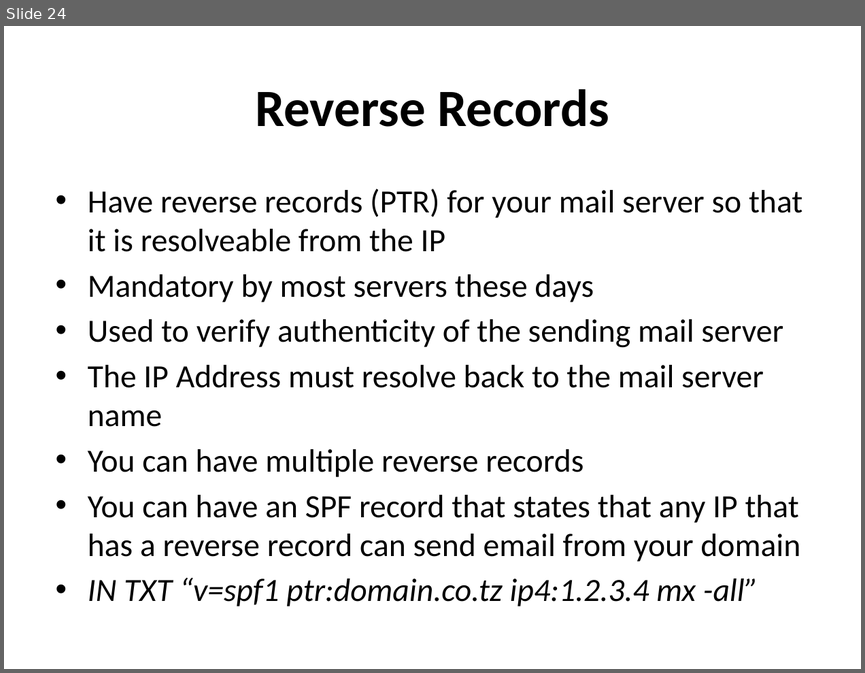
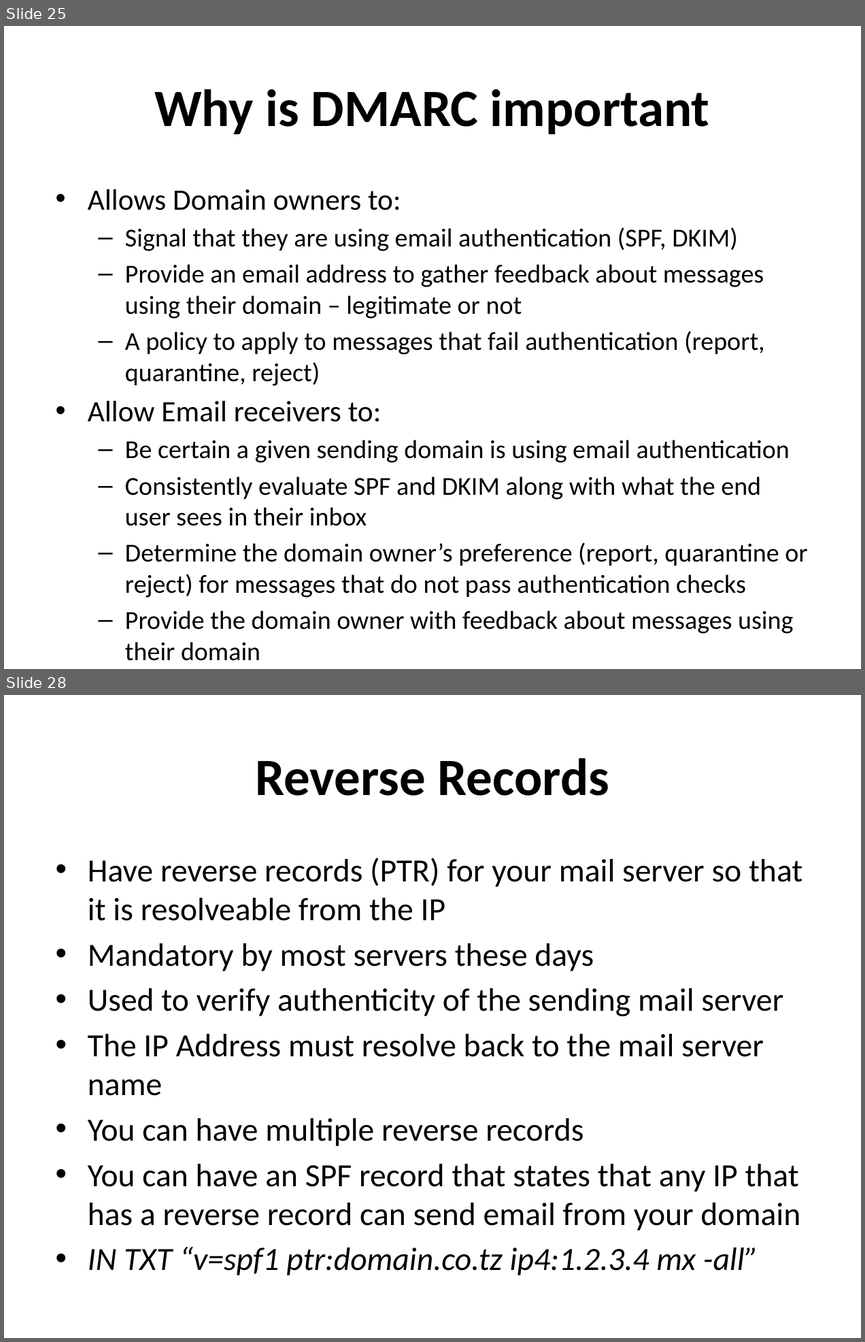
Before and after one commit to afnog/sse, a slide deck: postfix/postfix-mailgateway-debian.ppt. Shown one above the other, each under a label of ours: slide 24 before the commit, slides 25 and 28 after it; the slides between them are not shown. The pictures are 865x673 and 865x1342 pixels, drawn with LibreOffice and Linux fonts; fonts in the diff are those of the drawing. Boxes give left, top, right and bottom in pixels: in the first picture for what was removed or moved away, otherwise in the second. Text is boxed around its words. In the diff, an @@ line names an element or a change of style, - is before the commit and + after.

```diff
--- a/postfix/postfix-mailgateway-debian.ppt
+++ b/postfix/postfix-mailgateway-debian.ppt
@@ slide 25 added at bbox=[4, 26, 861, 669], background #FFFFFF @@
@@ title added at bbox=[154, 89, 710, 134], 44 pt, text #000000, bold @@
+Why is DMARC important
@@ text added at bbox=[88, 189, 807, 660], 21.7 pt, text #000000 @@
+• Allows Domain owners to:
+  – Signal that they are using email authentication (SPF, DKIM)
+  – Provide an email address to gather feedback about messages using their domain – legitimate or not
+  – A policy to apply to messages that fail authentication (report, quarantine, reject)
+• Allow Email receivers to:
+  – Be certain a given sending domain is using email authentication
+  – Consistently evaluate SPF and DKIM along with what the end user sees in their inbox
+  – Determine the domain owner’s preference (report, quarantine or reject) for messages that do not pass authentication checks
+  – Provide the domain owner with feedback about messages using their domain
@@ what was slide 24 is now slide 28 @@
```
Also in this commit, not shown: 1 slide changed, 4 other slides added, 1 slide removed.
